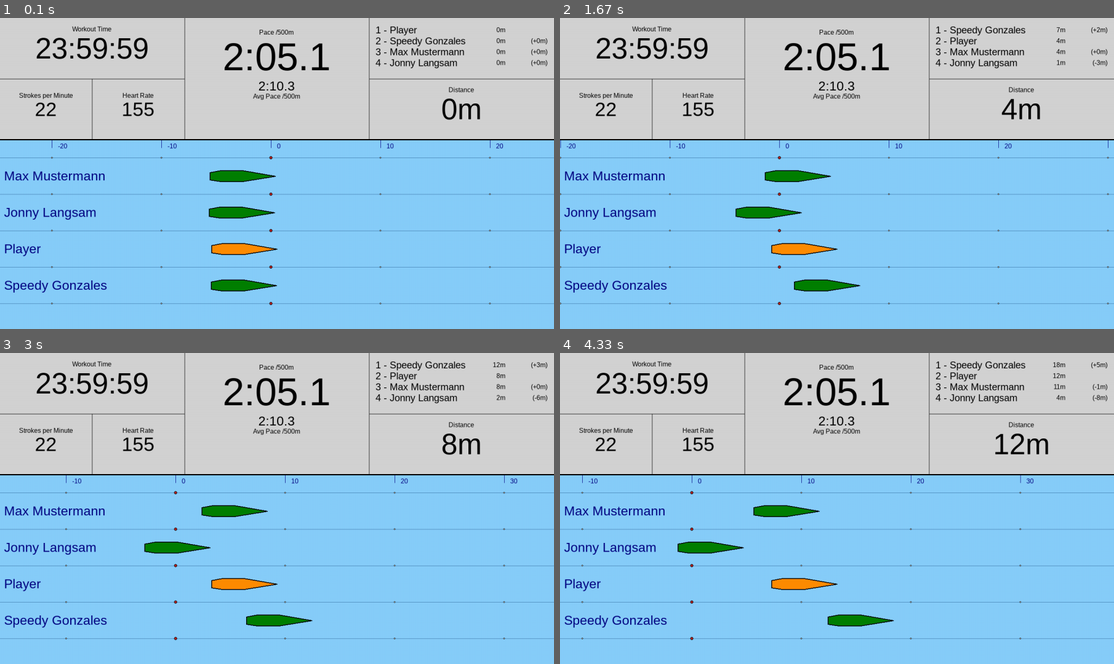
Above: before the commit, frames 1-4 (two rows, left to right).
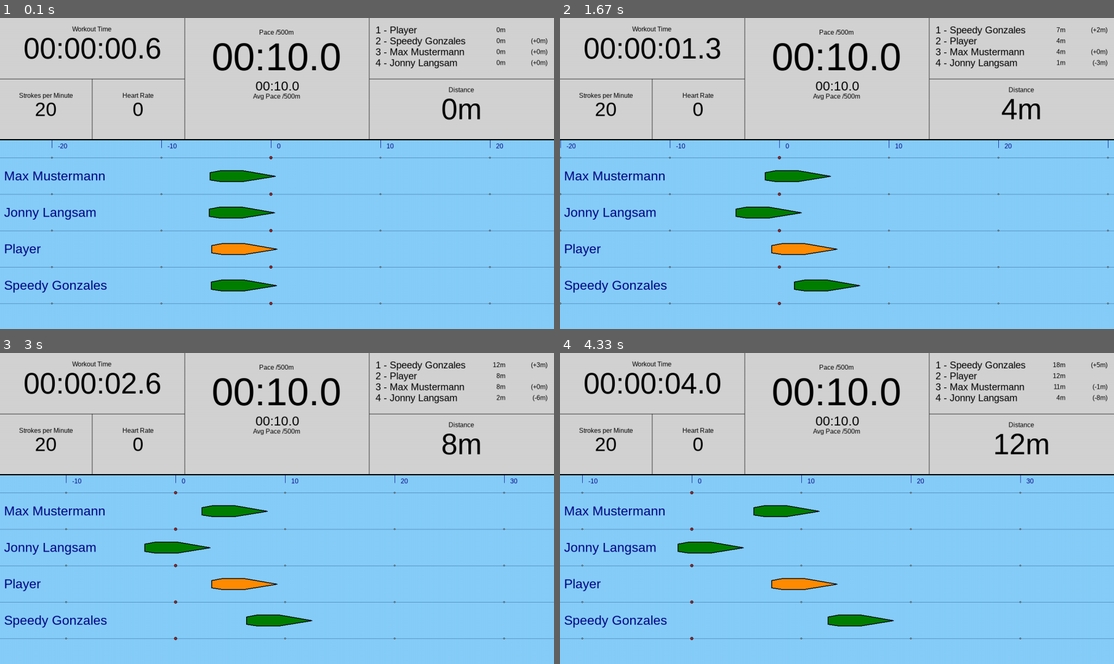
Above: after the commit, the same moments.

Repository: monsdar/dynrow
Game: pygame game, started from DynRow.py
The game is run twice, just before and just after one commit, with the same random seed, the same clock (stepped at 60 frames per second) and the same inputs. The source is Python 2; it was converted automatically to run under Python 3.
Inputs:
- Up to frame 1 (0.1 s): no input
- Up to frame 2 (1.67 s): tap Enter at 0.33 s
- Up to frame 3 (3 s): no input
- Up to frame 4 (4.33 s): no input

The runs differ from the first frame. In frame 1, 2.2% of the frame differs, in the area x 4-62%, y 6-32%; in frame 2, 2.2%; in frame 3, 2.2%; in frame 4, 2.3%.

Commit message:
Added: Statistics now working and getting properly filled with ergometer data. 500m PaceAVG still missing, but that's not a big thing to add.

Diff:
--- a/BoatConcept2.py
+++ b/BoatConcept2.py
@@ -11,6 +11,12 @@
     def __init__(self, name, distance=0):
         Boat.__init__(self, name, distance)
         self.erg = None
+        self.spm = 20       #Strokes per Minute
+        self.pace = 10      #pace in seconds (2:15.0 equals 135.0)
+        self.calhr = 10     #TODO: What format does the ergo return?
+        self.power = 150    #Power in Watts
+        self.calories = 0   #Calories burned away
+        self.heartrate = 0  #Heartrate
 
     def initialize(self):
         try:
@@ -44,8 +50,11 @@
         try:
             monitor = self.erg.getMonitor() #get monitor data for start of stroke
             self.distance = monitor['distance']
-            #monitor['time']
-            #monitor['spm']
-            #monitor['pace']
+            self.spm = monitor['spm']
+            self.pace = monitor['pace']
+            self.power = monitor['power']
+            self.calhr = monitor['calhr']
+            self.calories = monitor['calories']
+            self.heartrate = monitor['heartrate']
         except:
             print "Error receiving monitor status"
--- a/DynRow.py
+++ b/DynRow.py
@@ -12,7 +12,7 @@
 
 def gameLoop(timeGone):
     playground.update(timeGone)
-    ui.update(playground)
+    ui.update(playground, timeGone)
 
 def main():
     # init the player
--- a/PyGameUi.py
+++ b/PyGameUi.py
@@ -1,6 +1,7 @@
 
 import math
 import pygame
+import time
 from Boat import Boat
 from datetime import datetime
 
@@ -33,19 +34,24 @@
 
         self.callbacks = [] #the callbacks which are called every cycle
         self.starttime = 0
+        self.lastFpsUpdate = 0 #used to update the FPS every now and then
 
         #init PyGame
         pygame.init()
 
         # width and height of the fullscreen window
         modes = pygame.display.list_modes()
-        print 'Using fullscreen resolution:', modes[0]
-        #self.screen = pygame.display.set_mode(modes[0], pygame.FULLSCREEN)
-        #self.width = modes[0][0]
-        #self.height = modes[0][1]
-        self.screen = pygame.display.set_mode([1366, 768])
-        self.width = 1366
-        self.height = 768
+        #TODO: This is just for debugging purposes, but'll probably fuck up the resolution for everyone not using my system setup
+        if(modes[0][0] == 1366):
+            print 'Using fullscreen resolution:', modes[0]
+            self.screen = pygame.display.set_mode(modes[0], pygame.FULLSCREEN)
+            self.width = modes[0][0]
+            self.height = modes[0][1]
+        else:
+            self.screen = pygame.display.set_mode([1366, 768])
+            self.width = 1366
+            self.height = 768
+            print 'Using windowed resolution: %i x %i' % (self.width, self.height)
         self.statPanelHeight = 300
         self.racePanelHeight = self.height - self.statPanelHeight
 
@@ -69,7 +75,6 @@
         while not done:
             #let's lock to 60 FPS
             clock.tick(60)
-            pygame.display.set_caption("%3.2f FPS" % clock.get_fps())
 
             for event in pygame.event.get(): # User did something
                 if (event.type == pygame.QUIT) or (event.type is pygame.KEYDOWN and event.key == pygame.K_ESCAPE):
@@ -87,6 +92,11 @@
             currTime = self.getTimestamp()
             timeGone = currTime - self.starttime
 
+            #update the FPS every second in the window-title (updating too often costs too much performance)
+            if not (int(timeGone/1000.0) == self.lastFpsUpdate):
+                pygame.display.set_caption("%3.2f FPS" % clock.get_fps())
+                self.lastFpsUpdate = int(timeGone/1000.0)
+
             for cb in self.callbacks:
                 cb(timeGone)
 
@@ -97,7 +107,7 @@
         #Quit everything after the GameLoop ends
         pygame.quit()
 
-    def update(self, playground):
+    def update(self, playground, timeGone):
         #Get the current distance from the player boat
         self.currentDistance = playground.getPlayerBoat().distance
         self.adjustDistance(playground.boats, self.currentDistance)
@@ -108,7 +118,7 @@
         self.updateBoats(playground.boats)
 
         #update the stat section
-        self.updateStats(self.currentDistance, playground)
+        self.updateStats(playground, timeGone)
 
     def adjustDistance(self, boats, distance):
         #check the distance from player to the first boat
@@ -141,7 +151,7 @@
             self.sceneStartOffset = -(self.sceneRange/2)
             self.sceneEndOffset = self.sceneRange
 
-    def updateStats(self, currentDistance, playground):
+    def updateStats(self, playground, timeGone):
         self.screen.fill(LIGHTGREY, [[0, 0], [self.width, self.statPanelHeight]])
         pygame.draw.line(self.screen, BLACK, [0, self.statPanelHeight],[self.width, self.statPanelHeight], 3)
 
@@ -159,8 +169,12 @@
         pygame.draw.line(self.screen, BLACK, [rightDividerX, rightHeightDivider],[self.width, rightHeightDivider], 1)
 
         #display the workout time
-        timeTxt = self.font72.render("23:59:59", True, BLACK)
-        timePosX = leftDividerX/2 - (timeTxt.get_size()[0] / 2.0)
+        #NOTE: We're using our own timeGone here instead of the one delivered by the ergometer. I'm not sure if this brings up problems
+        txt = "%.2i:%.2i:%.2i.%.1i" % (int((timeGone/3600000)%24), int((timeGone/60000)%60), int((timeGone/1000)%60), int((timeGone/10)%10) )
+        timeTxt = self.font72.render(txt, True, BLACK)
+        #NOTE: outcommented the generic approach here because it wasn't in a fixed position (text would jitter left and right)
+        #timePosX = leftDividerX/2 - (timeTxt.get_size()[0] / 2.0)
+        timePosX = 58
         timePosY = leftHeightDividerY/2.0 - (timeTxt.get_size()[1] / 2.0)
         self.screen.blit(timeTxt, (timePosX, timePosY))
 
@@ -170,7 +184,8 @@
         self.screen.blit(timeDescTxt, (timeDescPosX, timeDescPosY))
 
         #display the strokes per minute
-        spmTxt = self.font48.render("22", True, BLACK)
+        txt = "%i" % playground.getPlayerBoat().spm
+        spmTxt = self.font48.render(txt, True, BLACK)
         spmPosX = leftSubDividerX/2 - (spmTxt.get_size()[0] / 2.0)
         spmPosY = (leftHeightDividerY + (self.statPanelHeight - leftHeightDividerY)/2.0) - (spmTxt.get_size()[1]/2.0)
         self.screen.blit(spmTxt, (spmPosX, spmPosY))
@@ -181,7 +196,8 @@
         self.screen.blit(spmDescTxt, (spmDescPosX, spmDescPosY))
 
         #display the heart rate
-        pulseTxt = self.font48.render("155", True, BLACK)
+        txt = "%i" % playground.getPlayerBoat().heartrate
+        pulseTxt = self.font48.render(txt, True, BLACK)
         pulsePosX = leftSubDividerX + leftSubDividerX/2 - (pulseTxt.get_size()[0] / 2.0)
         pulsePosY = (leftHeightDividerY + (self.statPanelHeight - leftHeightDividerY)/2.0) - (pulseTxt.get_size()[1]/2.0)
         self.screen.blit(pulseTxt, (pulsePosX, pulsePosY))
@@ -192,8 +208,12 @@
         self.screen.blit(pulseDescTxt, (pulseDescPosX, pulseDescPosY))
 
         #display the 500m pace
-        paceTxt = self.font96.render("2:05.1", True, BLACK)
-        pacePosX = leftDividerX + leftDividerX/2 - (paceTxt.get_size()[0] / 2.0)
+        pace = playground.getPlayerBoat().pace
+        txt = "%.2i:%.2i.%.1i" % (int((pace/60)%60), int((pace)%60), int((pace*10)%10) )
+        paceTxt = self.font96.render(txt, True, BLACK)
+        #NOTE: outcommented the generic approach here because it wasn't in a fixed position (text would jitter left and right)
+        #pacePosX = leftDividerX + leftDividerX/2 - (paceTxt.get_size()[0] / 2.0)
+        pacePosX = leftDividerX + 67.0
         pacePosY = midHeightDivider - (paceTxt.get_size()[1])
         self.screen.blit(paceTxt, (pacePosX, pacePosY))
 
@@ -203,8 +223,13 @@
         self.screen.blit(paceDescTxt, (paceDescPosX, paceDescPosY))
 
         #display the avg 500m avgPace
-        avgPaceTxt = self.font32.render("2:10.3", True, BLACK)
+        #TODO: This is just the actual pace, not the AVG
+        pace = playground.getPlayerBoat().pace
+        txt = "%.2i:%.2i.%.1i" % (int((pace/60)%60), int((pace)%60), int((pace*10)%10) )
+        avgPaceTxt = self.font32.render(txt, True, BLACK)
+        #NOTE: outcommented the generic approach here because it wasn't in a fixed position (text would jitter left and right)
         avgPacePosX = leftDividerX + leftDividerX/2 - (avgPaceTxt.get_size()[0] / 2.0)
+        avgPacePosX = leftDividerX + 175.0
         avgPacePosY = midHeightDivider
         self.screen.blit(avgPaceTxt, (avgPacePosX, avgPacePosY))
 
